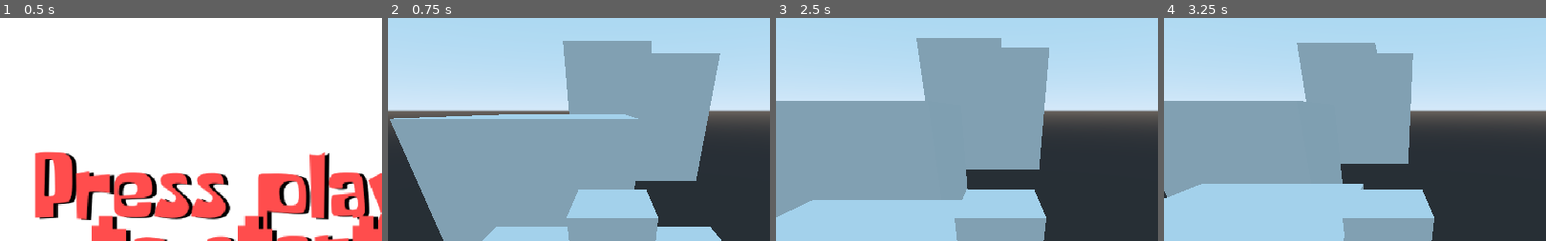
Above: before the commit, frames 1-4 (left to right).
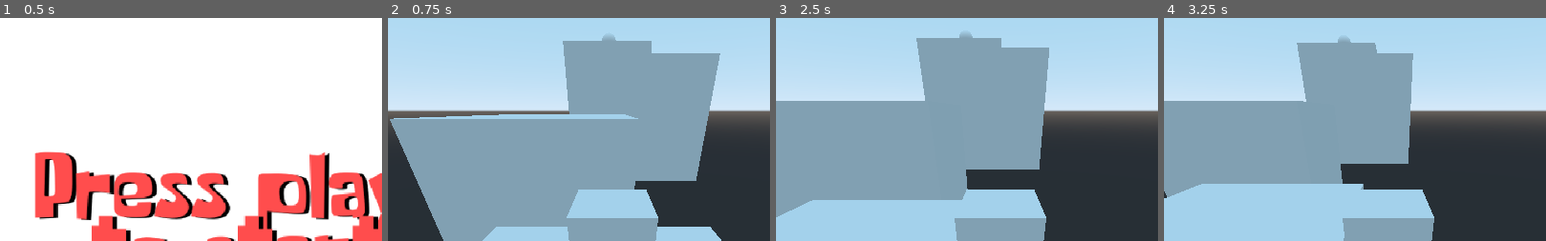
Above: after the commit, the same moments.

Repository: dwlcj/Project2
Game: Godot game, scene res://StartScreen.tscn
Same seed, same stepped clock (60 frames per second), same inputs: the game is played once before the commit and once after it.
Inputs:
- Up to frame 1 (0.5 s): no input
- Up to frame 2 (0.75 s): click "PLAY" at 0.5 s
- Up to frame 3 (2.5 s): tap Enter at 1.25 s; hold Right (ui_right) 1.28-2.03 s; hold Down (ui_down) from 2.03 s (still down)
- Up to frame 4 (3.25 s): release Down (ui_down) at 2.78 s; hold Right (ui_right) from 2.78 s (still down)
The pictures show only the part of the screen within x 21-71%, y 0-50%; the shares and areas given below are measured in that part.

Frame 1 is identical in both runs. In frame 2, less than 0.1% of the frame differs, in the area x 56-60%, y 7-11%; in frame 3, less than 0.1%; in frame 4, less than 0.1%.

Commit message:
scripted goal

Diff:
--- /dev/null
+++ b/Goal.gd
@@ -0,0 +1,19 @@
+extends Area
+
+# Declare member variables here. Examples:
+# var a = 2
+# var b = "text"
+
+# Called when the node enters the scene tree for the first time.
+func _ready():
+	pass # Replace with function body.
+
+# Called every frame. 'delta' is the elapsed time since the previous frame.
+#func _process(delta):
+#	pass
+
+
+
+
+func _on_Area_body_entered(body):
+	get_tree().change_scene("res://WinScreen.tscn")
--- /dev/null
+++ b/Goal.tscn
@@ -0,0 +1,20 @@
+[gd_scene load_steps=4 format=2]
+
+[ext_resource path="res://Goal.gd" type="Script" id=1]
+
+[sub_resource type="SphereMesh" id=1]
+
+[sub_resource type="SphereShape" id=2]
+
+[node name="Goal" type="StaticBody"]
+
+[node name="MeshInstance" type="MeshInstance" parent="."]
+mesh = SubResource( 1 )
+material/0 = null
+
+[node name="Area" type="Area" parent="."]
+script = ExtResource( 1 )
+
+[node name="CollisionShape" type="CollisionShape" parent="Area"]
+shape = SubResource( 2 )
+[connection signal="body_entered" from="Area" to="Area" method="_on_Area_body_entered"]
--- a/Main.tscn
+++ b/Main.tscn
@@ -1,7 +1,8 @@
-[gd_scene load_steps=3 format=2]
+[gd_scene load_steps=4 format=2]
 
 [ext_resource path="res://Floor.tscn" type="PackedScene" id=1]
 [ext_resource path="res://NewPlayer.tscn" type="PackedScene" id=2]
+[ext_resource path="res://Goal.tscn" type="PackedScene" id=3]
 
 [node name="Main" type="Spatial"]
 transform = Transform( 1, 0, 0, 0, 1, 0, 0, 0, 1, -0.0127995, 0, 0.00190115 )
@@ -19,3 +20,6 @@
 
 [node name="Spatial" parent="." instance=ExtResource( 2 )]
 transform = Transform( 1, 0, 0, 0, 1, 0, 0, 0, 1, -0.433937, 6.82053, 1.07841 )
+
+[node name="Goal" parent="." instance=ExtResource( 3 )]
+transform = Transform( 1, 0, 0, 0, 1, 0, 0, 0, 1, 0.0632713, 17.6523, 35.4115 )
--- a/NewPlayer.tscn
+++ b/NewPlayer.tscn
@@ -10,7 +10,7 @@
 [node name="Spatial" type="Spatial"]
 
 [node name="Camera" type="Camera" parent="."]
-transform = Transform( -1, 5.22898e-08, -7.00608e-08, 9.77264e-09, 0.863241, 0.504792, 8.68748e-08, 0.504792, -0.863241, 0, 3.02313, -5.45283 )
+transform = Transform( -1, 5.22898e-008, -7.00608e-008, 9.77264e-009, 0.863241, 0.504792, 8.68748e-008, 0.504792, -0.863241, 0, 3.02313, -5.45283 )
 fov = 90.0
 script = ExtResource( 1 )
 
--- /dev/null
+++ b/WinScreen.tscn
@@ -0,0 +1,35 @@
+[gd_scene load_steps=4 format=2]
+
+[ext_resource path="res://Some Time Later.otf" type="DynamicFontData" id=1]
+[ext_resource path="res://Button.tscn" type="PackedScene" id=2]
+
+[sub_resource type="DynamicFont" id=1]
+size = 100
+font_data = ExtResource( 1 )
+
+[node name="Control" type="Control"]
+anchor_right = 1.0
+anchor_bottom = 1.0
+
+[node name="ColorRect" type="ColorRect" parent="."]
+margin_right = 40.0
+margin_bottom = 40.0
+rect_scale = Vector2( 25.5979, 14.8963 )
+
+[node name="Label" type="Label" parent="."]
+margin_left = 2.10527
+margin_top = 1.05266
+margin_right = 875.105
+margin_bottom = 474.053
+rect_scale = Vector2( 1.17298, 1.25974 )
+custom_fonts/font = SubResource( 1 )
+custom_colors/font_color = Color( 1, 0.305882, 0.305882, 1 )
+custom_colors/font_outline_modulate = Color( 0, 0, 0, 1 )
+custom_colors/font_color_shadow = Color( 0, 0, 0, 1 )
+custom_constants/shadow_offset_x = 5
+text = "You Win!"
+align = 1
+valign = 1
+
+[node name="Button" parent="." instance=ExtResource( 2 )]
+text = "PLAY AGAIN"
